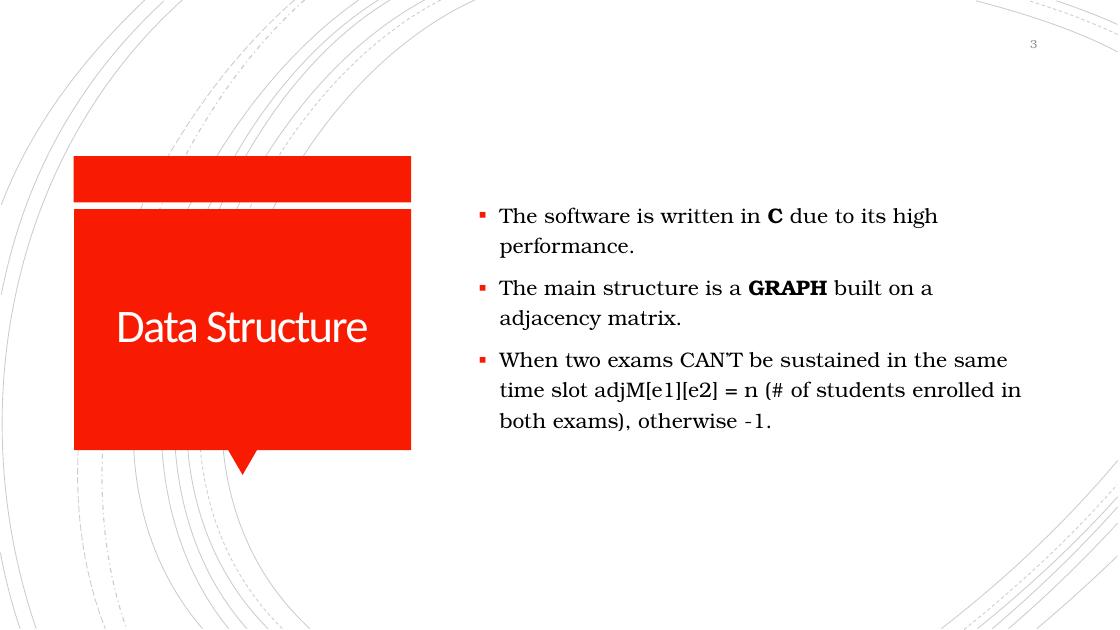
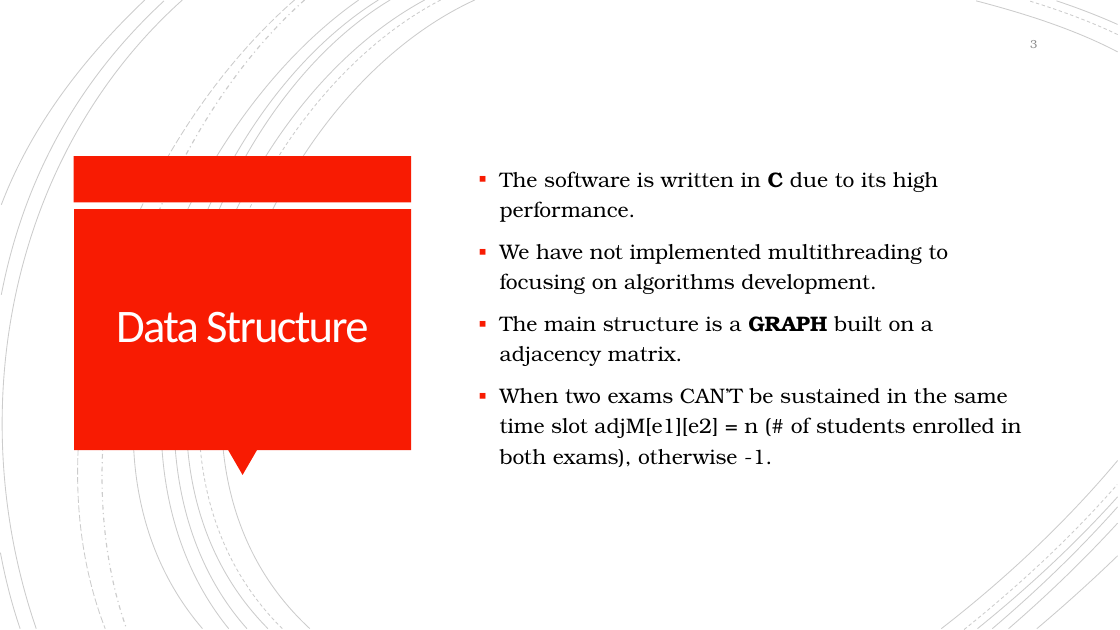
Before and after one commit to Jacopx/OMA_ExamTimeTable, a slide deck: slide 3 of PowerPoint/OMA-MZ_03-Presentation.pptx. Drawn at 1120x630 pixels with LibreOffice and Linux fonts; fonts in the diff are those of the drawing. Boxes give left, top, right and bottom in pixels: in the first picture for what was removed or moved away, otherwise in the second. Text is boxed around its words. In the diff, an @@ line names an element or a change of style, - is before the commit and + after.

```diff
--- a/PowerPoint/OMA-MZ_03-Presentation.pptx
+++ b/PowerPoint/OMA-MZ_03-Presentation.pptx
@@ text at [500,244,949,294]: paragraph added @@
+▪ We have not implemented multithreading to focusing on algorithms development.
```
Also in this commit, not shown: 2 other slides changed, 1 other file.
